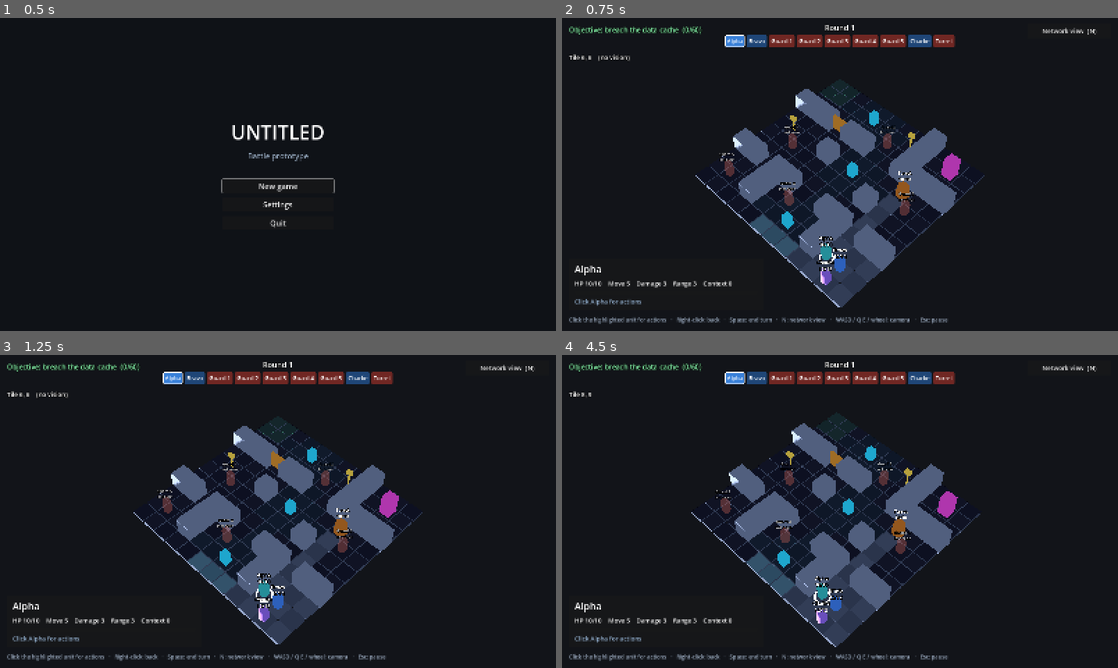
Above: before the commit, frames 1-4 (two rows, left to right).
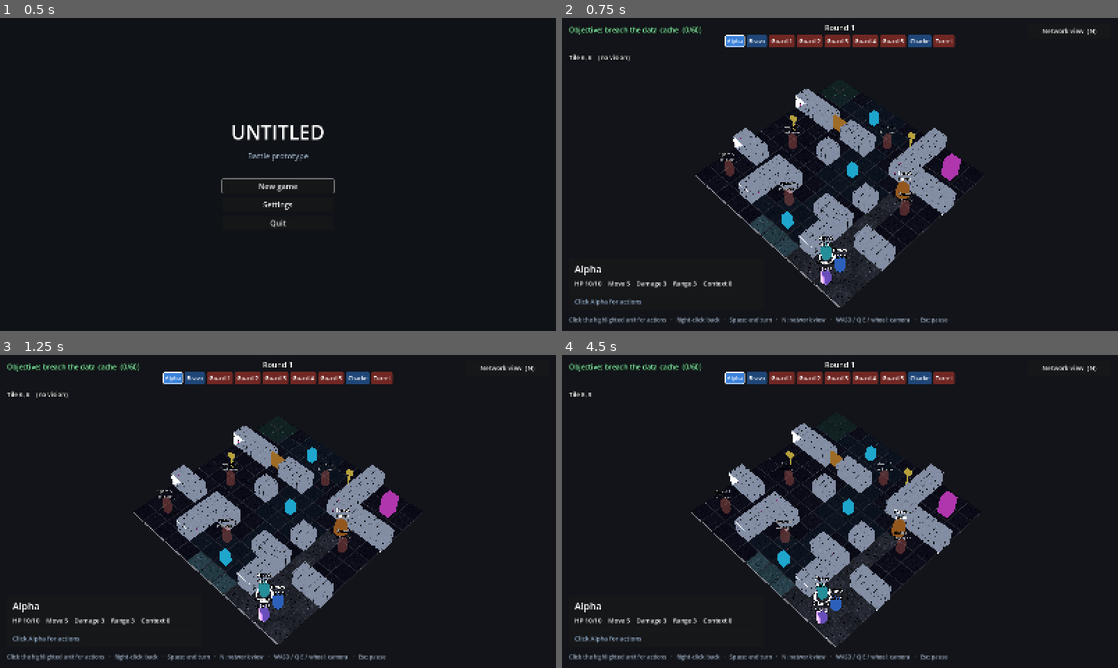
Above: after the commit, the same moments.

Repository: matthewsirbaugh/strategy-game-idea
Game: Godot game, scene res://ui/title_menu.tscn
Same seed, same stepped clock (60 frames per second), same inputs: the game is played once before the commit and once after it.
Inputs (mouse positions are in pixels of both pictures, inside the frame that each line leads up to):
- Up to frame 1 (0.5 s): no input
- Up to frame 2 (0.75 s): click "New game" at 0.5 s
- Up to frame 3 (1.25 s): no input
- Up to frame 4 (4.5 s): click "Network view (N)" at 1.25 s; tap Enter at 2 s; move the mouse to (962, 495) at 2.02 s; hold Right 2.03-2.78 s; tap S (camera_back) at 2.1 s; click (962, 495) at 2.17 s; move the mouse to (728, 527) at 2.77 s; hold Left 2.78-3.53 s; tap W (camera_forward) at 2.85 s; tap N (toggle_network) at 3.5 s; move the mouse to (895, 442) at 3.52 s; hold Right from 3.53 s (still down); tap A (camera_left) at 3.6 s; move the mouse to (812, 574) at 4.27 s; tap D (camera_right) at 4.35 s; click (812, 574) at 4.42 s

Frame 1 is identical in both runs. In frame 2, 9.7% of the frame differs, in the area x 24-76%, y 21-93%; in frame 3, 9.7%; in frame 4, 9.7%, in the area x 23-76%, y 20-94%.

Commit message:
Put the corporate floor and wall textures on the battle map
Co-Authored-By: Claude Opus 5.5 <noreply@anthropic.com>

Diff:
--- a/game/battle/grid_view.gd
+++ b/game/battle/grid_view.gd
@@ -8,6 +8,8 @@
 const ACCESS_Y := 0.007
 const FOG_Y := 0.009
 const OVERLAY_Y := 0.012
+const FLOOR_TEXTURE := preload("res://art/textures/corporate_floor.png")
+const WALL_TEXTURE := preload("res://art/textures/corporate_wall.png")
 
 const NODE_COLORS := {
 	"access": Color(0.2, 0.85, 1.0),
@@ -34,9 +36,9 @@
 	floor_mesh.size = Vector3(1.0 - TILE_GAP, TILE_HEIGHT, 1.0 - TILE_GAP)
 	var wall_mesh := BoxMesh.new()
 	wall_mesh.size = Vector3(1.0, WALL_HEIGHT, 1.0)
-	var light := _material(Color(0.38, 0.41, 0.47))
-	var dark := _material(Color(0.33, 0.36, 0.42))
-	var wall := _material(Color(0.56, 0.59, 0.66))
+	var light := _textured(FLOOR_TEXTURE, Color.WHITE)
+	var dark := _textured(FLOOR_TEXTURE, Color(0.85, 0.85, 0.85))
+	var wall := _textured(WALL_TEXTURE, Color.WHITE, 0.5)
 	for y in map.size.y:
 		for x in map.size.x:
 			var cell := Vector2i(x, y)
@@ -197,6 +199,16 @@
 	return instance
 
 
+# World-space UVs, so the pattern runs on across neighbouring tiles. Repeats is per metre.
+func _textured(texture: Texture2D, tint: Color, repeats := 1.0) -> StandardMaterial3D:
+	var material := _material(tint)
+	material.albedo_texture = texture
+	material.uv1_triplanar = true
+	material.uv1_world_triplanar = true
+	material.uv1_scale = Vector3.ONE * repeats
+	return material
+
+
 func _material(color: Color, overlay := false) -> StandardMaterial3D:
 	var material := StandardMaterial3D.new()
 	material.albedo_color = color
Binary file added: game/art/textures/corporate_floor.png
Not shown, added: game/art/textures/corporate_floor.png.import
Binary file added: game/art/textures/corporate_wall.png
Not shown, added: game/art/textures/corporate_wall.png.import
